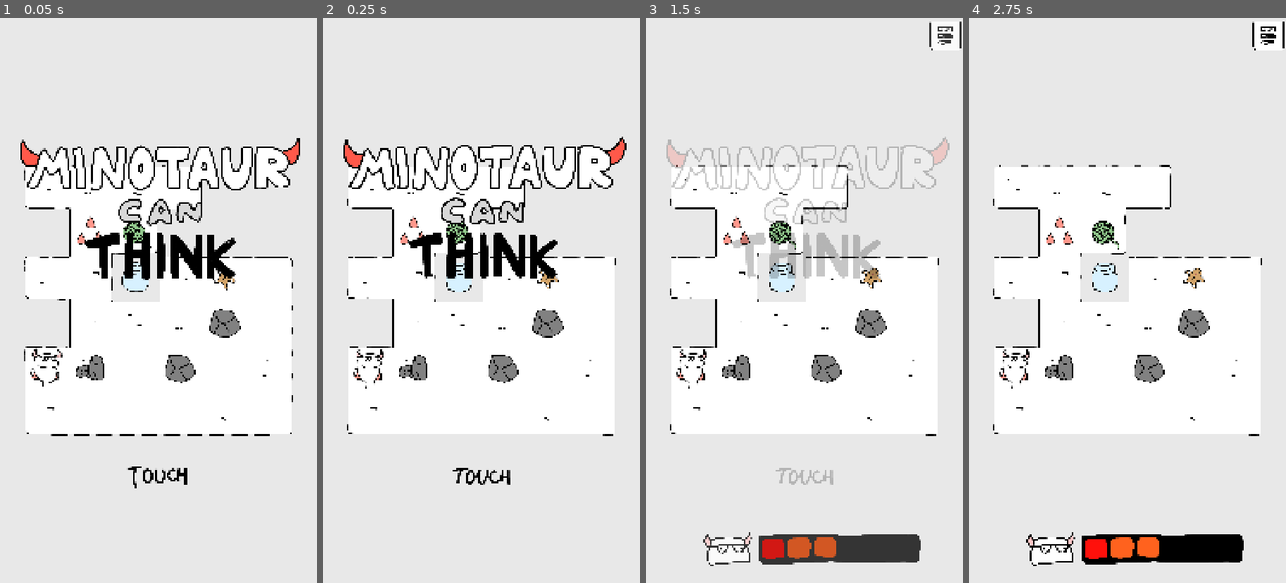
Above: before the commit, frames 1-4 (left to right).
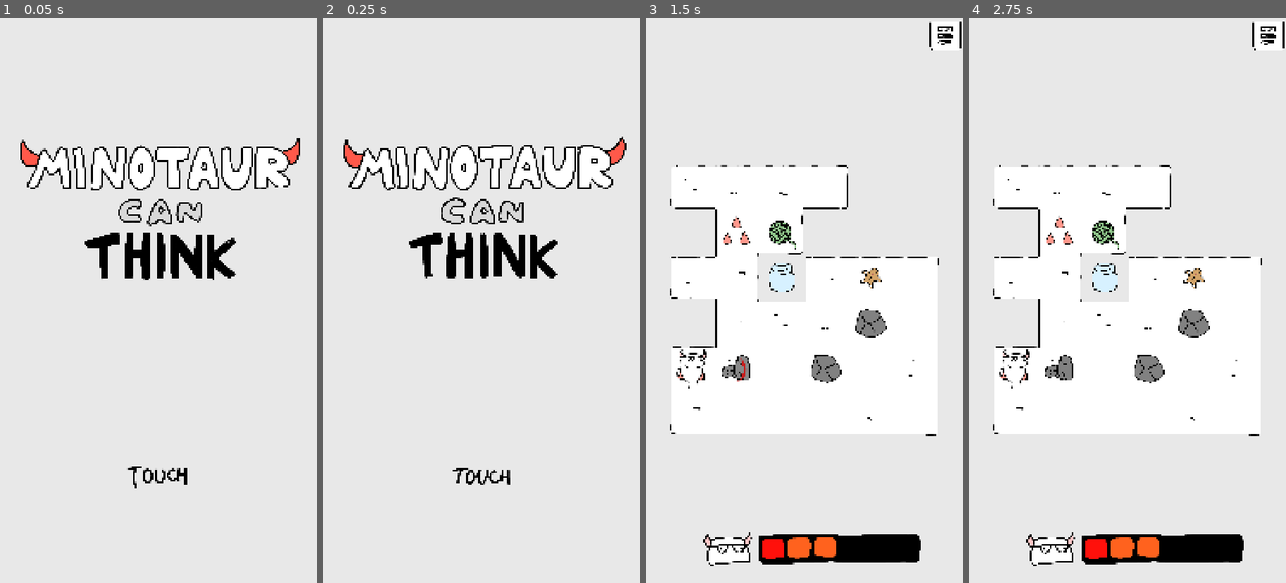
Above: after the commit, the same moments.

Repository: chamwhy/godotTest
Game: Godot game, scene res://04_Scenes/main.tscn
Two runs of this game, one before a commit and one after it. Both use one fixed random seed, a clock stepped at 60 frames per second and the inputs below.
Inputs (mouse positions are in pixels of both pictures, inside the frame that each line leads up to):
- Up to frame 1 (0.05 s): no input
- Up to frame 2 (0.25 s): no input
- Up to frame 3 (1.5 s): click (804, 300) at 0.5 s; tap Enter at 1.25 s; move the mouse to (874, 272) at 1.27 s; hold D (move_right) from 1.28 s (still down); hold Space (interaction) from 1.28 s (still down); click (874, 272) at 1.42 s
- Up to frame 4 (2.75 s): release D (move_right) at 2 s; release Space (interaction) at 2 s; drag from (1064, 328) to (1111, 413) at 2.02 s

The runs differ from the first frame. In frame 1, 2.2% of the frame differs, in the area x 7-93%, y 26-74%; in frame 2, 2.0%; in frame 3, 6.8%, in the area x 6-100%, y 0-97%; in frame 4, nothing differs.

Commit message:
fix: 화면 터치 막음 현상 복구 및 ui 순서 재정렬

Diff:
--- a/godot/01_Scripts/Initializer/GameStarter.gd
+++ b/godot/01_Scripts/Initializer/GameStarter.gd
@@ -16,5 +16,8 @@
 	AudioManager.play_sfx("game started")
 	var tween = create_tween()
 	tween.tween_property(start_menu, "modulate", Color(1, 1, 1, 0), tween_dur)
+	tween.finished.connect(func():
+		start_menu.visible = false
+	)
 	var tween2 = create_tween()
 	tween2.tween_property(hp_bar, "modulate", Color(1, 1, 1, 1), tween_dur)
--- a/godot/04_Scenes/main.tscn
+++ b/godot/04_Scenes/main.tscn
@@ -207,65 +207,6 @@
 texture = ExtResource("27_nrxsk")
 expand_mode = 1
 
-[node name="StartMenu" type="Control" parent="UI" unique_id=1049836382]
-layout_mode = 3
-anchors_preset = 15
-anchor_right = 1.0
-anchor_bottom = 1.0
-grow_horizontal = 2
-grow_vertical = 2
-script = ExtResource("23_qmqrj")
-
-[node name="Bg" type="TextureButton" parent="UI/StartMenu" unique_id=536865476]
-modulate = Color(0.9098039, 0.9098039, 0.9098039, 1)
-layout_mode = 1
-anchors_preset = 15
-anchor_right = 1.0
-anchor_bottom = 1.0
-grow_horizontal = 2
-grow_vertical = 2
-texture_normal = ExtResource("2_6r57t")
-
-[node name="Title" type="TextureRect" parent="UI/StartMenu" unique_id=943426003]
-layout_mode = 1
-anchors_preset = 5
-anchor_left = 0.5
-anchor_right = 0.5
-offset_left = -704.0
-offset_top = 400.0
-offset_right = 704.0
-offset_bottom = 1040.0
-grow_horizontal = 2
-scale = Vector2(0.8, 0.8)
-pivot_offset_ratio = Vector2(0.5, 0)
-size_flags_horizontal = 4
-size_flags_vertical = 0
-mouse_filter = 2
-texture = ExtResource("2_4p43j")
-script = ExtResource("3_ibv6u")
-sprite_frames = ExtResource("3_6grqo")
-metadata/_custom_type_script = "uid://byxsyi0li4ryo"
-
-[node name="TextureRect" type="TextureRect" parent="UI/StartMenu" unique_id=1350448957]
-layout_mode = 1
-anchors_preset = 7
-anchor_left = 0.5
-anchor_top = 1.0
-anchor_right = 0.5
-anchor_bottom = 1.0
-offset_left = -128.0
-offset_top = -420.0
-offset_right = 128.0
-offset_bottom = -292.0
-grow_horizontal = 2
-grow_vertical = 0
-pivot_offset_ratio = Vector2(0.5, 1)
-mouse_filter = 2
-texture = ExtResource("2_xfwcn")
-script = ExtResource("3_ibv6u")
-sprite_frames = ExtResource("5_epy18")
-metadata/_custom_type_script = "uid://byxsyi0li4ryo"
-
 [node name="Tip" type="Control" parent="UI" unique_id=447444347 node_paths=PackedStringArray("tips")]
 layout_mode = 3
 anchors_preset = 15
@@ -280,6 +221,7 @@
 }
 
 [node name="Move" type="ColorRect" parent="UI/Tip" unique_id=67812621]
+visible = false
 modulate = Color(1, 1, 1, 0)
 self_modulate = Color(0.29586652, 0.2958665, 0.2958665, 0.43529412)
 layout_mode = 1
@@ -332,6 +274,7 @@
 stretch_mode = 0
 
 [node name="Character" type="ColorRect" parent="UI/Tip" unique_id=115336263]
+visible = false
 modulate = Color(1, 1, 1, 0)
 self_modulate = Color(0.29586652, 0.2958665, 0.2958665, 0.43529412)
 layout_mode = 1
@@ -1023,6 +966,66 @@
 grow_vertical = 2
 texture_normal = ExtResource("32_8vkdd")
 
+[node name="StartMenu" type="Control" parent="UI" unique_id=1049836382]
+layout_mode = 3
+anchors_preset = 15
+anchor_right = 1.0
+anchor_bottom = 1.0
+grow_horizontal = 2
+grow_vertical = 2
+script = ExtResource("23_qmqrj")
+
+[node name="Bg" type="TextureButton" parent="UI/StartMenu" unique_id=536865476]
+modulate = Color(0.9098039, 0.9098039, 0.9098039, 1)
+layout_mode = 1
+anchors_preset = 15
+anchor_right = 1.0
+anchor_bottom = 1.0
+grow_horizontal = 2
+grow_vertical = 2
+texture_normal = ExtResource("2_6r57t")
+stretch_mode = 0
+
+[node name="Title" type="TextureRect" parent="UI/StartMenu" unique_id=943426003]
+layout_mode = 1
+anchors_preset = 5
+anchor_left = 0.5
+anchor_right = 0.5
+offset_left = -704.0
+offset_top = 400.0
+offset_right = 704.0
+offset_bottom = 1040.0
+grow_horizontal = 2
+scale = Vector2(0.8, 0.8)
+pivot_offset_ratio = Vector2(0.5, 0)
+size_flags_horizontal = 4
+size_flags_vertical = 0
+mouse_filter = 2
+texture = ExtResource("2_4p43j")
+script = ExtResource("3_ibv6u")
+sprite_frames = ExtResource("3_6grqo")
+metadata/_custom_type_script = "uid://byxsyi0li4ryo"
+
+[node name="TextureRect" type="TextureRect" parent="UI/StartMenu" unique_id=1350448957]
+layout_mode = 1
+anchors_preset = 7
+anchor_left = 0.5
+anchor_top = 1.0
+anchor_right = 0.5
+anchor_bottom = 1.0
+offset_left = -128.0
+offset_top = -420.0
+offset_right = 128.0
+offset_bottom = -292.0
+grow_horizontal = 2
+grow_vertical = 0
+pivot_offset_ratio = Vector2(0.5, 1)
+mouse_filter = 2
+texture = ExtResource("2_xfwcn")
+script = ExtResource("3_ibv6u")
+sprite_frames = ExtResource("5_epy18")
+metadata/_custom_type_script = "uid://byxsyi0li4ryo"
+
 [node name="UIManager" type="Control" parent="." unique_id=2072504385]
 layout_mode = 3
 anchors_preset = 0
--- a/godot/project.godot
+++ b/godot/project.godot
@@ -46,7 +46,6 @@
 
 window/size/viewport_width=1080
 window/size/viewport_height=1920
-window/size/mode=2
 window/stretch/mode="canvas_items"
 window/stretch/aspect="keep_width"
 
Not shown: 1 places in godot/04_Scenes/main.tscn that only renumber resources
